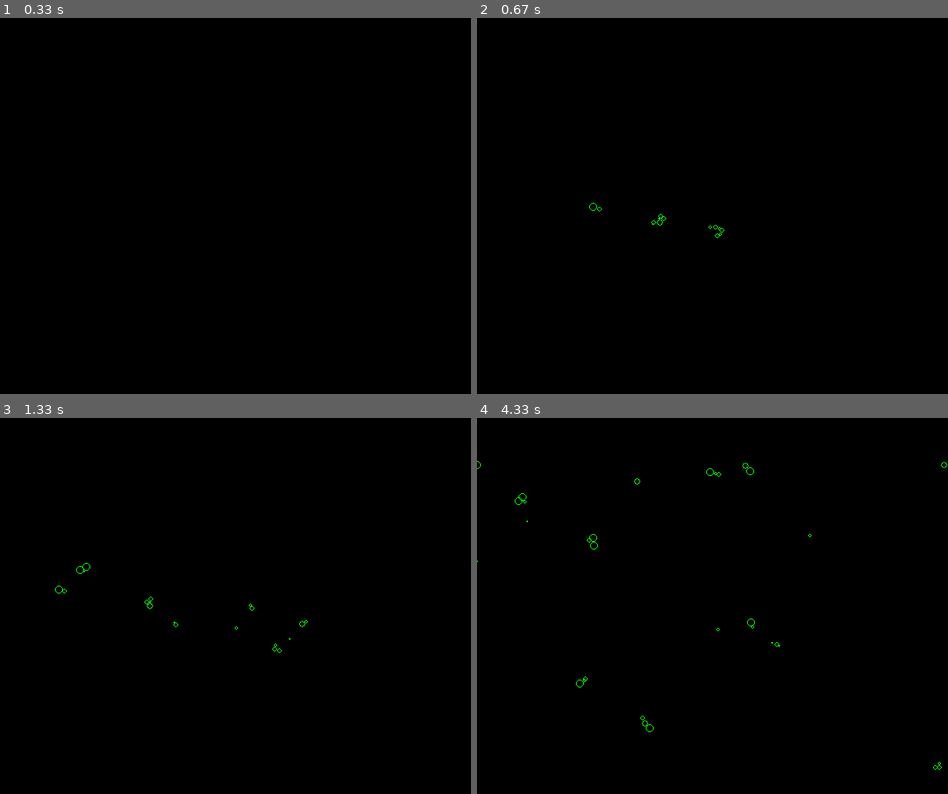
Above: before the commit, frames 1-4 (two rows, left to right).
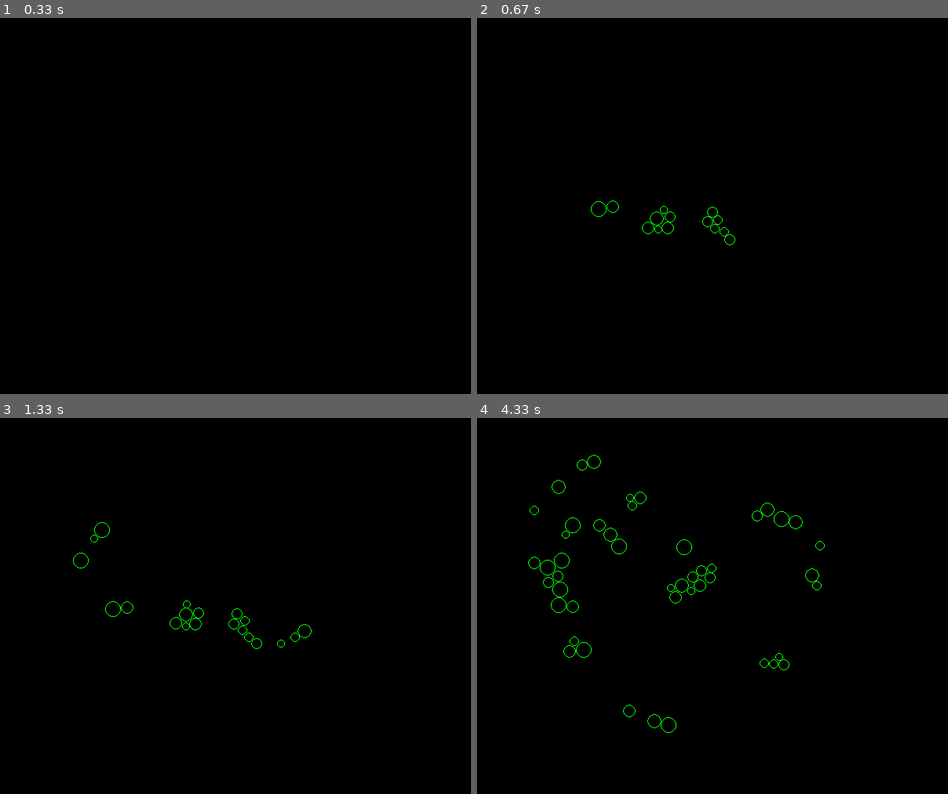
Above: after the commit, the same moments.

Repository: saubun/python-repo
Game: pygame game, started from src/gravity.py
The game is run twice, just before and just after one commit, with the same random seed, the same clock (stepped at 60 frames per second) and the same inputs.
Inputs (mouse positions are in pixels of both pictures, inside the frame that each line leads up to):
- Up to frame 1 (0.33 s): no input
- Up to frame 2 (0.67 s): press the mouse at (712, 228) at 0.37 s; move the mouse to (655, 221) at 0.47 s; release the mouse at (599, 209) at 0.6 s
- Up to frame 3 (1.33 s): click (89, 549) at 0.72 s; click (292, 639) at 1.05 s
- Up to frame 4 (4.33 s): click (542, 594) at 1.38 s; click (698, 542) at 1.72 s; click (637, 481) at 2.05 s; click (533, 523) at 2.38 s; click (811, 538) at 2.72 s; click (571, 478) at 3.05 s; click (580, 647) at 3.38 s; click (641, 715) at 3.72 s; click (608, 534) at 4.05 s

Frame 1 is identical in both runs. In frame 2, 0.2% of the frame differs, in the area x 23-55%, y 48-61%; in frame 3, 0.3%; in frame 4, 0.8%, in the area x 0-100%, y 9-94%.

Commit message:
grid set up for game of life

Diff:
--- /dev/null
+++ b/src/gameOfLife.py
@@ -0,0 +1,110 @@
+import pygame
+
+WIDTH = 600
+HEIGHT = 480
+FPS = 60
+
+WHITE = (255, 255, 255)
+BLACK = (0, 0, 0)
+RED = (255, 0, 0)
+GREEN = (0, 255, 0)
+BLUE = (0, 0, 255)
+
+MARGIN = 1
+CELLSIZE = 20
+
+pygame.init()
+screen = pygame.display.set_mode((WIDTH, HEIGHT))
+pygame.display.set_caption("Conway's Game of Life")
+clock = pygame.time.Clock()
+
+
+class Cell:
+    '''An object for each individual cell'''
+
+    def __init__(self, pos: pygame.Vector2, color: pygame.Vector3):
+        self.pos = pos
+        self.color = color
+
+    def draw(self):
+        '''Draw a cell with the given parameters'''
+        rect = pygame.Rect(
+            (MARGIN + CELLSIZE) * self.pos[0] + MARGIN,
+            (MARGIN + CELLSIZE) * self.pos[1] + MARGIN,
+            CELLSIZE, CELLSIZE
+        )
+        pygame.draw.rect(screen, self.color, rect)
+
+
+class Grid:
+    '''An object for the grid itself'''
+
+    def __init__(self):
+        self.rows = 23
+        self.cols = 29
+        self.grid = [[0 for x in range(self.rows)] for y in range(self.cols)]
+
+        self.gameStarted = False
+
+    def update(self):
+        '''Update grid state'''
+        for i in range(self.cols):
+            for j in range(self.rows):
+                # Set color based on sqaure value
+                if self.grid[i][j] == 0:
+                    color = WHITE
+                if self.grid[i][j] == 1:
+                    color = GREEN
+
+                # Draw grid square
+                cell = Cell((i, j), color)
+                cell.draw()
+
+
+def main():
+    '''Main function containing the game loop'''
+    running = True
+    grid = Grid()
+    while running:
+        clock.tick(FPS)
+
+        # Main event listening
+        for event in pygame.event.get():
+            if event.type == pygame.QUIT:
+                running = False
+            if event.type == pygame.KEYDOWN:
+
+                # Allow toggling whether the simulation is active or not
+                if event.key == pygame.K_SPACE:
+                    grid.gameStarted = not grid.gameStarted
+
+            elif event.type == pygame.MOUSEBUTTONDOWN:
+
+                # Allow drawing default positions
+                if not grid.gameStarted:
+                    pos = pygame.mouse.get_pos()
+
+                    # Change the screen coordinates to grid coordinates
+                    row = pos[0] // (CELLSIZE + MARGIN)
+                    col = pos[1] // (CELLSIZE + MARGIN)
+
+                    # Color the square if its empty
+                    if grid.grid[row][col] == 0:
+                        grid.grid[row][col] = 1
+                    elif grid.grid[row][col] == 1:
+                        grid.grid[row][col] = 0
+
+        # Reset display
+        screen.fill(BLACK)
+
+        # Render and update grid
+        grid.update()
+
+        # Update display
+        pygame.display.update()
+
+    pygame.quit()
+
+
+if __name__ == '__main__':
+    main()
--- a/src/gravity.py
+++ b/src/gravity.py
@@ -62,7 +62,7 @@
 
     balls = []
 
-    speed = 10
+    speed = 1
 
     running = True
     while running:
@@ -89,7 +89,7 @@
                 ...
 
         if pygame.mouse.get_pressed()[0]:
-            radius = r.randint(1, 5)
+            radius = r.randint(5, 10)
             mass = radius * 1000000
             balls.append(Circle((pygame.mouse.get_pos()), radius, mass))
 
@@ -132,7 +132,7 @@
 
                 force = acceleration * forceMagnitude
 
-                # Check distance
+                # Apply force and collision
                 if ball.collisionCheckOtherCircle(otherBall, distance):
                     ball.pos = otherBall.pos + (
                         direction * (ball.radius + otherBall.radius))
